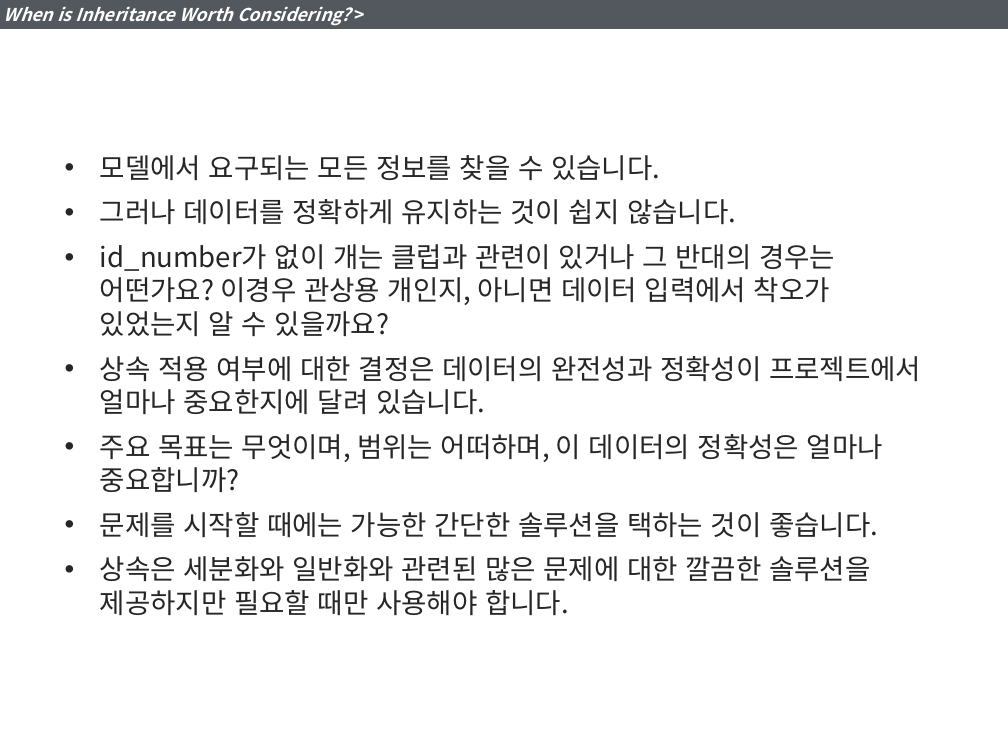
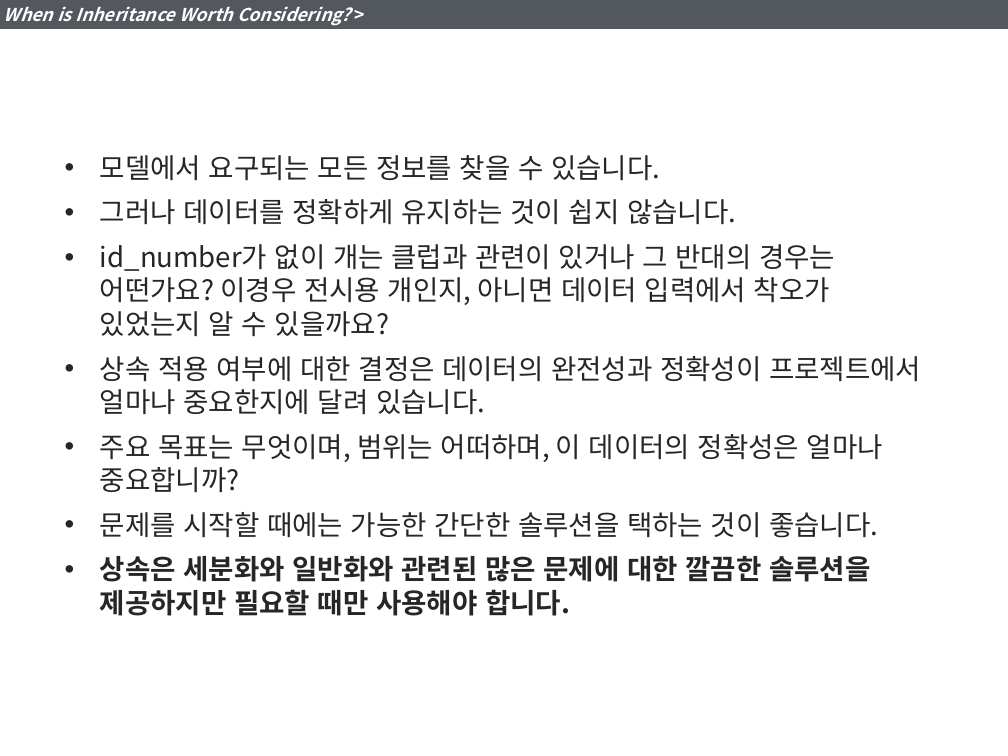
Before and after one commit to YoonJoon/KGarden, a slide deck: slide 24 of DBDesign/7_GeneralizationandSpecialization.pptx. Drawn at 1008x756 pixels with LibreOffice and Linux fonts; fonts in the diff are those of the drawing. Boxes give left, top, right and bottom in pixels: in the first picture for what was removed or moved away, otherwise in the second. Text is boxed around its words. In the diff, an @@ line names an element or a change of style, - is before the commit and + after.

Commit message:
correct typo errors

```diff
--- a/DBDesign/7_GeneralizationandSpecialization.pptx
+++ b/DBDesign/7_GeneralizationandSpecialization.pptx
@@ text at box(100, 244, 835, 336): text changed @@
-• id_number가 없이 개는 클럽과 관련이 있거나 그 반대의 경우는 어떤가요? 이경우 관상용 개인지, 아니면 데이터 입력에서 착오가 있었는지 알 수 있을까요?
+• id_number가 없이 개는 클럽과 관련이 있거나 그 반대의 경우는 어떤가요? 이경우 전시용 개인지, 아니면 데이터 입력에서 착오가 있었는지 알 수 있을까요?
@@ text at box(100, 556, 870, 616): bold on in "상속은 세분화와 일반화와 관련된 많은 문제에 대한 ..." @@
```
Also in this commit, not shown: 12 other slides changed.
